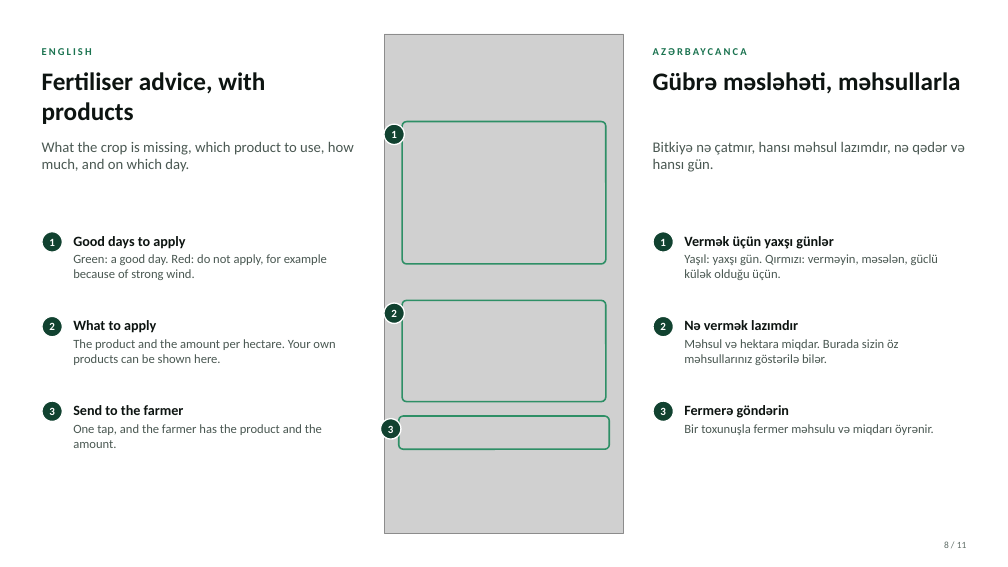
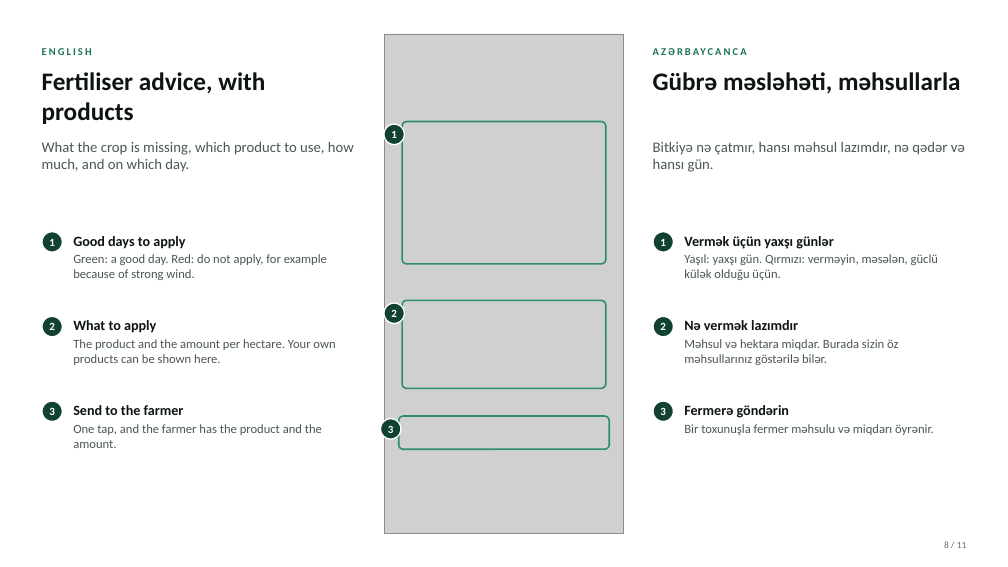
Before and after one commit to romainbigare/white-label-mockup, a slide deck: slide 8 of docs/Wafra_Farm_Health_and_Advice_v1.7.1.pptx. Drawn at 1008x567 pixels with LibreOffice and Linux fonts; fonts in the diff are those of the drawing; grey boxes stand for pictures. Boxes give left, top, right and bottom in pixels: in the first picture for what was removed or moved away, otherwise in the second. Text is boxed around its words. In the diff, an @@ line names an element or a change of style, - is before the commit and + after.

```diff
--- a/docs/Wafra_Farm_Health_and_Advice_v1.7.1.pptx
+++ b/docs/Wafra_Farm_Health_and_Advice_v1.7.1.pptx
@@ rounded rectangle: place and size @@
-rounded rectangle at (402, 300, 606, 402)
+rounded rectangle at (402, 300, 606, 388)
@@ rounded rectangle at (402, 300, 606, 388): proportions changed @@
```
Also in this commit, not shown: 7 other slides changed, 15 other files.
